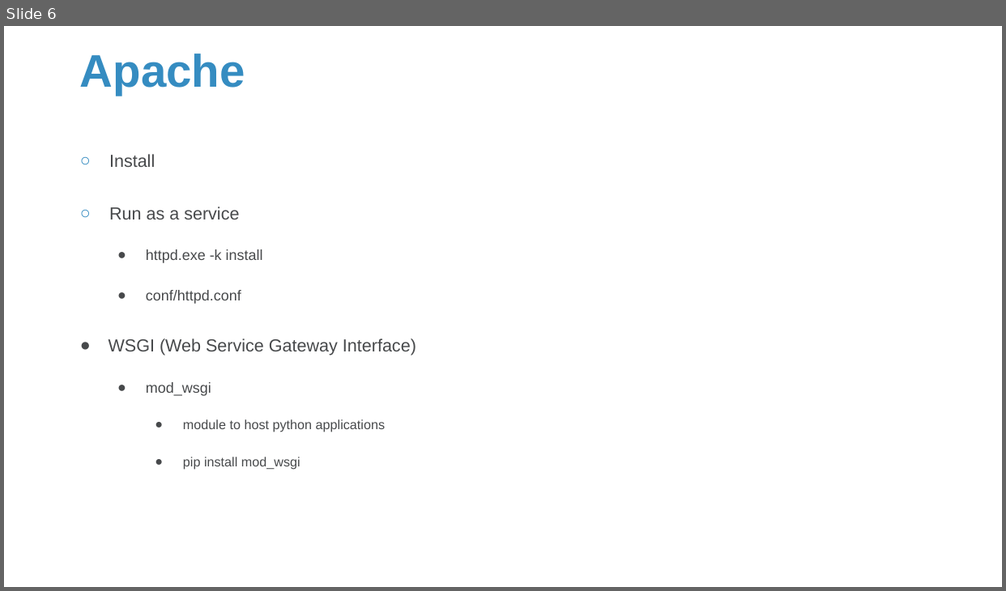
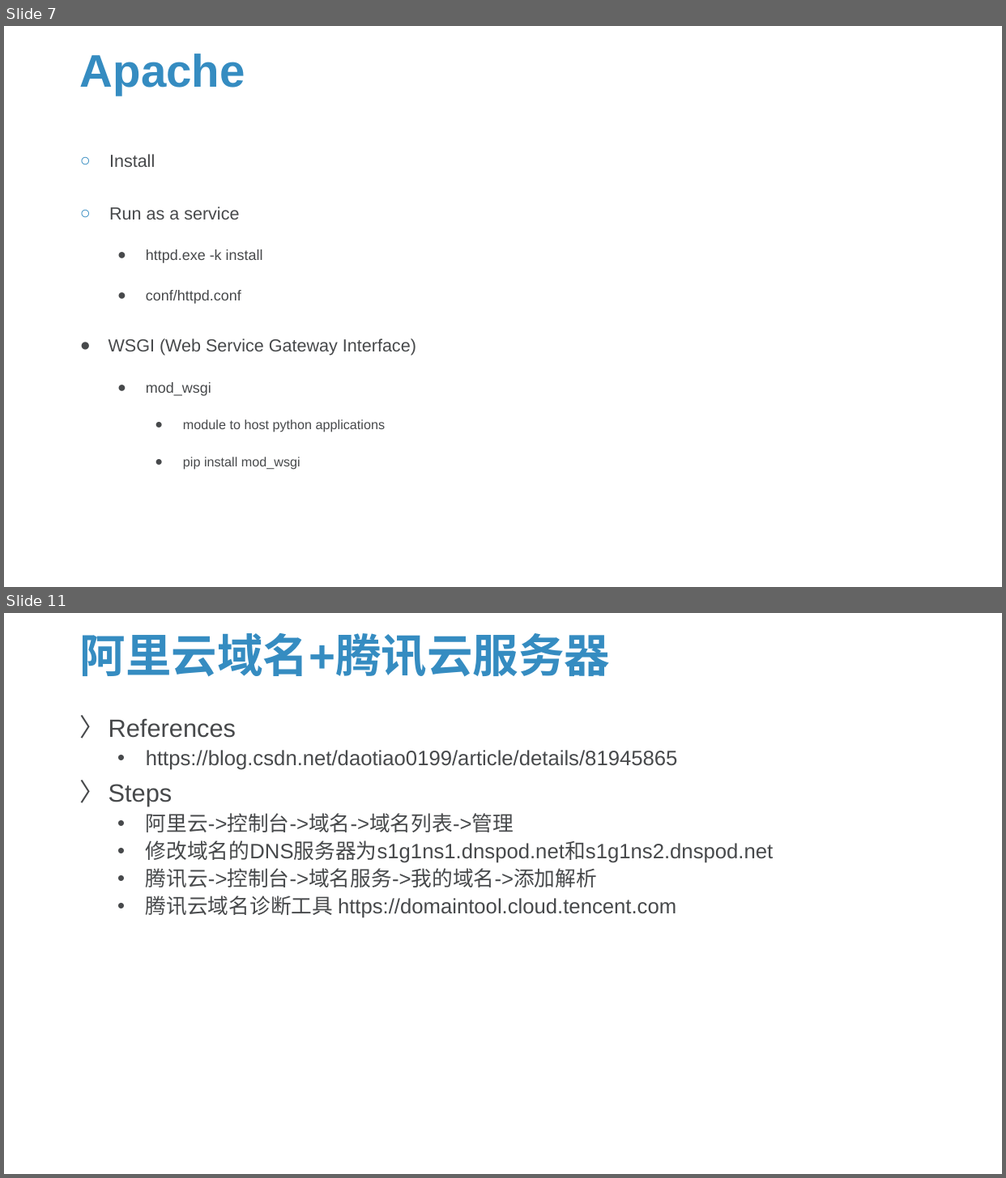
Before and after one commit to Sparks-Lu/TechNotes, a slide deck: Web/Server-Notes.pptx. Shown one above the other, each under a label of ours: slide 6 before the commit, slides 7 and 11 after it; the slides between them are not shown. The pictures are 1006x591 and 1006x1178 pixels, drawn with LibreOffice and Linux fonts; fonts in the diff are those of the drawing; background and template pictures are left out. Boxes give left, top, right and bottom in pixels: in the first picture for what was removed or moved away, otherwise in the second. Text is boxed around its words. In the diff, an @@ line names an element or a change of style, - is before the commit and + after.

```diff
--- a/Web/Server-Notes.pptx
+++ b/Web/Server-Notes.pptx
@@ slide 11 added at (4, 613, 1002, 1174), background picture (left out) @@
@@ title added at (80, 633, 610, 677), 44 pt, text #358CC1, bold @@
+阿里云域名+腾讯云服务器
@@ text added at (108, 718, 773, 918), 20 pt, text #47494B @@
+〉 References
+  • https://blog.csdn.net/daotiao0199/article/details/81945865
+〉 Steps
+  • 阿里云->控制台->域名->域名列表->管理
+  • 修改域名的DNS服务器为s1g1ns1.dnspod.net和s1g1ns2.dnspod.net
+  • 腾讯云->控制台->域名服务->我的域名->添加解析
+  • 腾讯云域名诊断工具 https://domaintool.cloud.tencent.com
@@ what was slide 6 is now slide 7 @@
```
Also in this commit, not shown: 1 slide changed, 5 other slides added, 12 other files.
